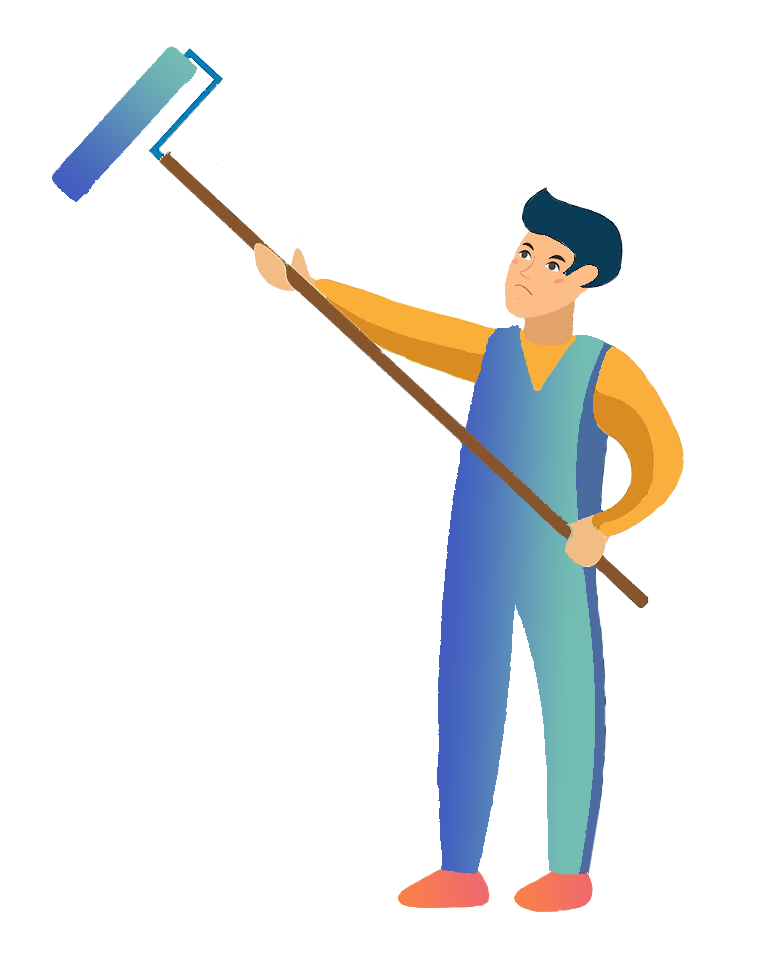
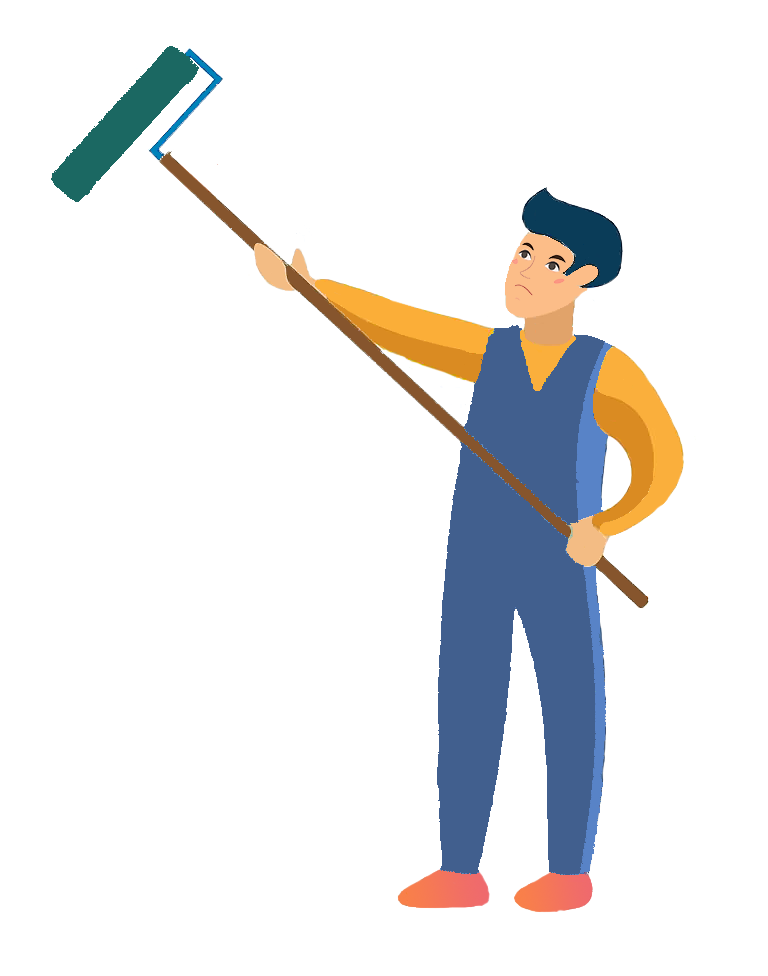
The second w=768, h=976 image is a revision of the first. Changes to its layers:
painted on "Слой 2" over [51, 46, 612, 875]
